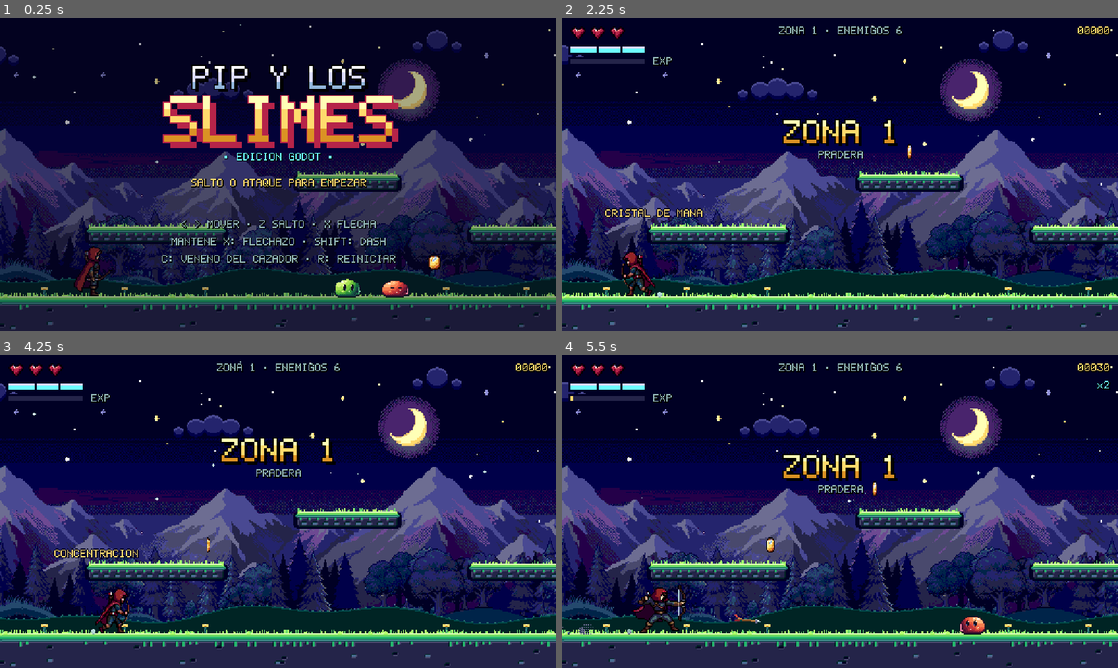
Above: before the commit, frames 1-4 (two rows, left to right).
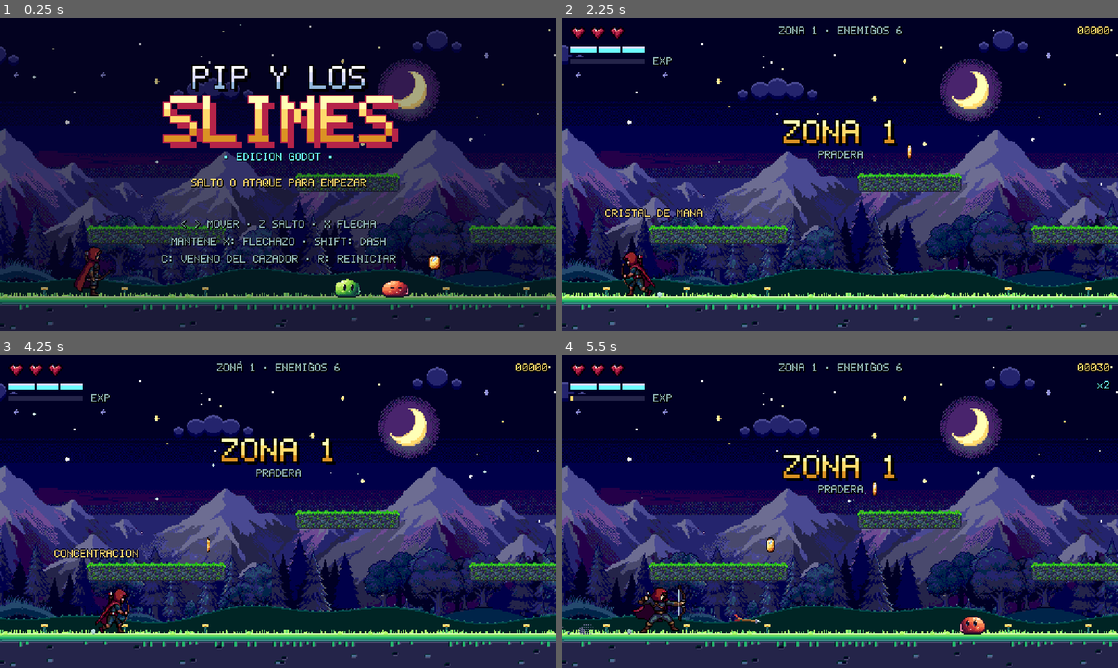
Above: after the commit, the same moments.

Repository: Monguit0/PIP-SLIME-GODOT
Game: Godot game, scene res://scenes/main.tscn
Two runs of this game, one before a commit and one after it. Both use one fixed random seed, a clock stepped at 60 frames per second and the inputs below.
Inputs:
- Up to frame 1 (0.25 s): no input
- Up to frame 2 (2.25 s): hold X (atacar) 0.53-1.28 s; hold Right (derecha) 0.53-2.03 s; tap Space (saltar) at 0.77, 1.52 s; tap Shift (especial) at 1.35 s; tap Enter at 2 s; hold Left (izquierda) from 2.03 s (still down); tap C (poder) at 2.1 s
- Up to frame 3 (4.25 s): release Left (izquierda) at 2.78 s; hold Right (derecha) from 2.78 s (still down); tap R (reiniciar) at 2.85 s; tap Space (saltar) at 3.02, 3.77 s; tap Z at 3.6 s
- Up to frame 4 (5.5 s): release Right (derecha) at 4.28 s; hold Left (izquierda) 4.28-5.03 s; tap K at 4.35 s; tap Space (saltar) at 4.52 s; hold Right (derecha) from 5.03 s (still down); tap J at 5.1 s

The runs differ from the first frame. In frame 1, 1.8% of the frame differs, in the area x 15-100%, y 48-73%; in frame 2, 3.4%; in frame 3, 3.4%; in frame 4, 3.4%.

Commit message:
Plataformas de PixelLab, avisos HD, sonidos más serios y Pip Cazador con otro diseño
- Plataformas nuevas armadas con tilesets de PixelLab: pasto en la Pradera,
  piedra con musgo en las Ruinas, ladrillo con tapa de piedra en las Murallas
  y piedra con borde dorado en el salón (tools/plataformas)
- Aviso de lo que cae a medio píxel: haz con chevrones que bajan, mira en el
  piso que se cierra, sombra que crece y cartel de peligro
- 15 sonidos con un tono más serio (salto sin silbido, golpes más graves,
  moneda metálica, fanfarria de metales, cartas y derrota en menor); el
  metal de las flechas contra el caballero queda igual
- Al evolucionar, Pip cambia de diseño: capa verde de bosque y cuero de
  cazador (tools/cazador)

Co-Authored-By: Claude Opus 5.5 <noreply@anthropic.com>
Claude-Session: https://claude.ai/code/session_01Ei4JdnCu4YgE3Dnq9TvGQ8

Diff:
--- a/scripts/hazard.gd
+++ b/scripts/hazard.gd
@@ -5,6 +5,10 @@
 
 const ARROW := preload("res://assets/sprites/items/arrow_down.png")  # 3x8 en el mundo
 const SWORD := preload("res://assets/sprites/items/sword_down.png")  # 5x11 en el mundo
+const Pix := preload("res://scripts/pix.gd")
+const WARN_PATH := "res://assets/sprites/items/warn.png"  # cartelito de peligro (PixelLab), 16x16 HD
+
+static var warn_tex: Texture2D = null
 
 var game  # main.gd
 var big := false
@@ -35,6 +39,8 @@
 
 func _ready() -> void:
 	z_index = 3
+	if warn_tex == null and ResourceLoader.exists(WARN_PATH):
+		warn_tex = load(WARN_PATH)
 
 
 func _physics_process(dt: float) -> void:
@@ -83,15 +89,7 @@
 
 func _draw() -> void:
 	if phase == "warn":
-		var k := 1.0 - warn / warn_max
-		var on := int(t * (6.0 + 18.0 * k)) % 2 == 0
-		var c := (Pal.C if big else Pal.R) if on else Pal.P
-		var yy := 18.0 + int(t * 30.0) % 4
-		while yy < land_y - 6.0:
-			draw_rect(Rect2(0, yy, 1, 2), c)
-			yy += 4.0
-		var sw := 2.0 + roundf(6.0 * k)
-		draw_rect(Rect2(-sw, land_y - 1, sw * 2 + 1, 1), Pal.K)
+		_draw_warn()
 		return
 	if phase == "stuck" and life < 0.4 and int(life * 20.0) % 2 == 1:
 		return
@@ -102,3 +100,49 @@
 		draw_texture_rect(SWORD, Rect2(-2 + wx, roundf(y), 5, 11), false)
 	else:
 		draw_texture_rect(ARROW, Rect2(-1 + wx, roundf(y), 3, 8), false)
+
+
+## Aviso a medio píxel: un haz finito con chevrones que bajan cada vez más rápido, la mira en el piso
+## que se cierra sobre donde va a caer, la sombra que crece y el cartelito de peligro arriba.
+func _draw_warn() -> void:
+	var k := 1.0 - warn / warn_max
+	var ramp: Array = Pal.RAMP_C if big else Pal.RAMP_R
+	var on := int(t * (6.0 + 18.0 * k)) % 2 == 0
+	var top := 17.0
+	var bottom := land_y - 3.0
+	# haz de fondo, tenue
+	draw_rect(Rect2(0, top, 1.0, bottom - top), Color(ramp[1], 0.25 + 0.3 * k))
+	# chevrones que bajan
+	var step := 7.0
+	var yy := top + fposmod(t * (18.0 + 50.0 * k), step)
+	while yy < bottom:
+		var near := (yy - top) / maxf(1.0, bottom - top)
+		var c: Color = ramp[3] if on and near > 0.6 else (ramp[2] if on else ramp[1])
+		# centrado en x = 0.5, como la flecha que cae
+		Pix.dot(self, Vector2(0.0, yy), c)
+		Pix.dot(self, Vector2(0.5, yy), c)
+		Pix.dot(self, Vector2(-0.5, yy - 0.5), c)
+		Pix.dot(self, Vector2(1.0, yy - 0.5), c)
+		if big:
+			Pix.dot(self, Vector2(-1.0, yy - 1.0), c)
+			Pix.dot(self, Vector2(1.5, yy - 1.0), c)
+		yy += step
+	# sombra que crece y mira que se cierra
+	var g := land_y + 0.5
+	Pix.disc(self, Vector2(0.5, g), 1.0 + (4.0 if big else 3.0) * k, Color(Pal.K, 0.55), 0.5 + 1.0 * k)
+	var rx := (3.0 if big else 2.5) + 8.0 * (1.0 - k) * (1.0 - k)
+	var rc: Color = ramp[3] if on else ramp[2]
+	Pix.ring(self, Vector2(0.5, g), rx, rc, 0.5, maxf(1.0, rx * 0.32))
+	for sx in [-1.0, 1.0]:
+		Pix.line(self, Vector2(0.5 + sx * (rx + 1.0), g), Vector2(0.5 + sx * (rx + 2.5), g), rc)
+	# cartelito de peligro, que salta con cada pitido
+	var bob := -1.0 if on and k < 0.8 else 0.0
+	if warn_tex != null:
+		if on or k < 0.5:
+			draw_texture_rect(warn_tex, Rect2(-3.5, 7.0 + bob, 8, 8), false)
+	elif on:
+		var tc: Color = ramp[2]
+		for i in 6:
+			Pix.line(self, Vector2(0.5 - i * 0.5, 7.5 + i * 0.5 * 2.0 + bob), Vector2(0.5 + i * 0.5 - 0.5, 7.5 + i + bob), tc)
+		draw_rect(Rect2(0.0, 9.0 + bob, 1.0, 2.0), Pal.W)
+		draw_rect(Rect2(0.0, 11.5 + bob, 1.0, 0.5), Pal.W)
--- a/scripts/player.gd
+++ b/scripts/player.gd
@@ -37,6 +37,7 @@
 
 const ArrowScript := preload("res://scripts/arrow.gd")
 const PIP_DIR := "res://assets/sprites/pip/"
+const EVO_DIR := "res://assets/sprites/pip_cazador/"  # el Cazador: capa verde de bosque y cuero con bordes dorados
 
 var max_hearts := 3
 var hearts := 3
@@ -68,6 +69,7 @@
 var stomp_inv := 0.0
 var shoot_t := 0.0
 var evo := false            # evolucionó a Cazador: dos flechas seguidas y veneno
+var evo_frames: SpriteFrames  # el diseño del Cazador (se cambia al evolucionar)
 var venom := false          # veneno prendido (gasta energía)
 var cure_used := false      # la poción, una vez por zona
 var flash_t := 0.0
@@ -114,7 +116,8 @@
 	add_child(shape)
 
 	sprite = AnimatedSprite2D.new()
-	sprite.sprite_frames = _build_frames()
+	sprite.sprite_frames = _build_frames(PIP_DIR)
+	evo_frames = _build_frames(EVO_DIR) if ResourceLoader.exists(EVO_DIR + "idle/frame_000.png") else null
 	sprite.centered = true
 	sprite.offset = Vector2(0, -23) # lienzo de 48x48: los pies quedan en la fila 46
 	sprite.scale = Vector2(0.5, 0.5) # píxeles HD: se dibuja a la mitad, como en el original
@@ -129,7 +132,7 @@
 	add_child(bow)
 
 
-func _build_frames() -> SpriteFrames:
+func _build_frames(dir: String) -> SpriteFrames:
 	var sf := SpriteFrames.new()
 	sf.remove_animation("default")
 	var anims := {"idle": 5.0, "run": 12.0, "jump": 12.0, "fall": 6.0, "shoot": 18.0, "aim": 10.0, "release": 18.0, "hurt": 14.0, "dash": 18.0, "death": 10.0}
@@ -139,15 +142,15 @@
 		sf.set_animation_loop(anim, anim in ["idle", "run", "fall", "aim"])
 		var i := 0
 		while true:
-			var path := "%s%s/frame_%03d.png" % [PIP_DIR, anim, i]
+			var path := "%s%s/frame_%03d.png" % [dir, anim, i]
 			if not ResourceLoader.exists(path):
 				break
 			sf.add_frame(anim, load(path))
 			i += 1
 	# si falta alguna animación, usa la quieta; si no hay nada, un muñequito de colores
 	var still: Texture2D = null
-	if ResourceLoader.exists(PIP_DIR + "east.png"):
-		still = load(PIP_DIR + "east.png")
+	if ResourceLoader.exists(dir + "east.png"):
+		still = load(dir + "east.png")
 	else:
 		still = _placeholder()
 	for anim in anims:
@@ -537,6 +540,16 @@
 ## ¡Evolución! Ahora es Cazador: vida llena, dos flechas por disparo y veneno con el botón de poder.
 func evolve() -> void:
 	evo = true
+	# cambia de ropa en el destello: mismo cuadro de la misma animación, con el diseño del Cazador
+	if evo_frames != null:
+		var anim := sprite.animation
+		var fr := sprite.frame
+		var prog := sprite.frame_progress
+		sprite.sprite_frames = evo_frames
+		sprite.play(anim)
+		sprite.set_frame_and_progress(fr, prog)
+		if ResourceLoader.exists(EVO_DIR + "aim_bow.png"):
+			bow.texture = load(EVO_DIR + "aim_bow.png")
 	hearts = max_hearts
 	hearts_changed.emit()
 	invuln = maxf(invuln, 1.0)
Binary file changed: assets/level1/level.png
Binary file added: assets/level1/original/level.png
Binary file added: assets/sprites/pip_cazador/aim/frame_000.png
Binary file added: assets/sprites/pip_cazador/aim/frame_001.png
Binary file added: assets/sprites/pip_cazador/aim/frame_002.png
Binary file added: assets/sprites/pip_cazador/aim/frame_003.png
Binary file added: assets/sprites/pip_cazador/aim/frame_004.png
Binary file added: assets/sprites/pip_cazador/aim/frame_005.png
Binary file added: assets/sprites/pip_cazador/aim_bow.png
Binary file added: assets/sprites/pip_cazador/dash/frame_000.png
Binary file added: assets/sprites/pip_cazador/dash/frame_001.png
Binary file added: assets/sprites/pip_cazador/death/frame_000.png
(and 56 more such lines)
